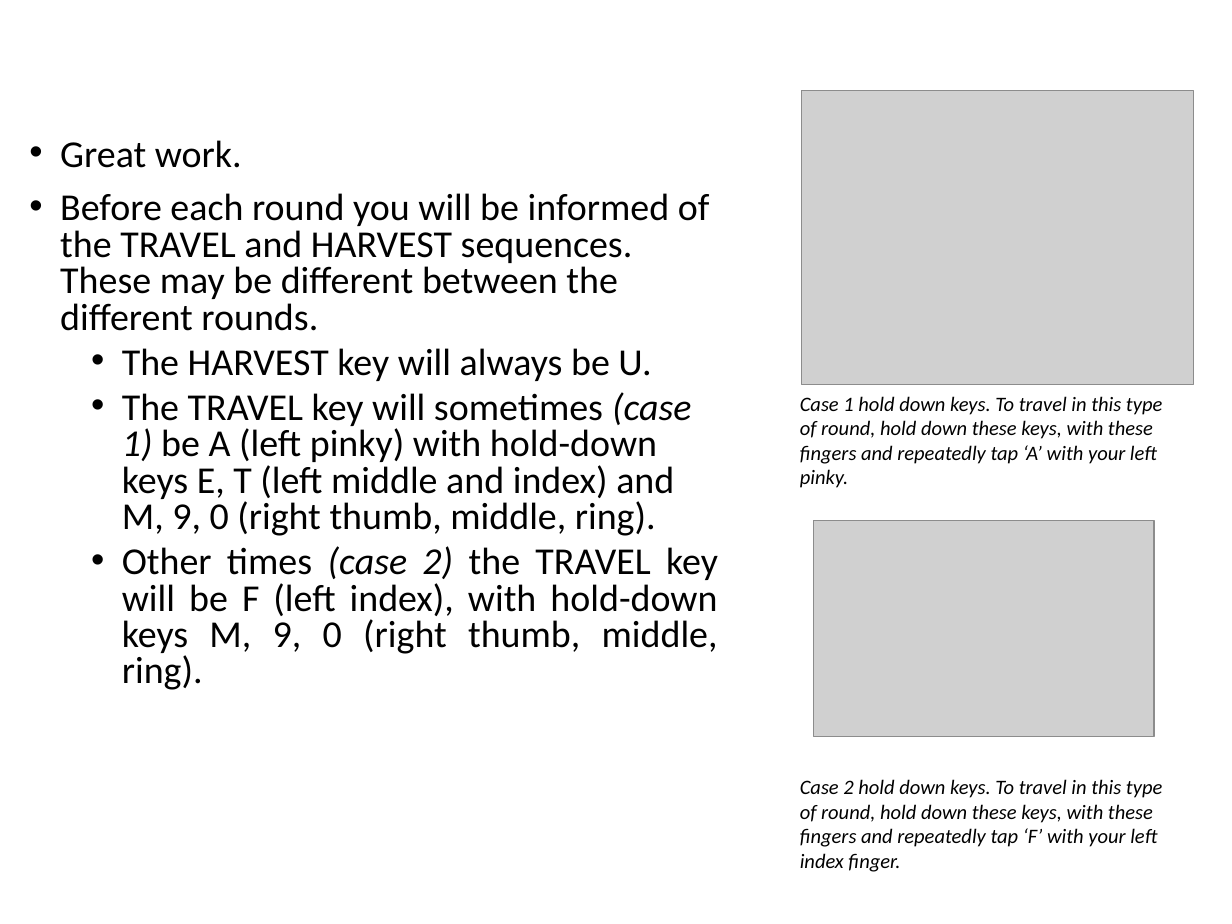
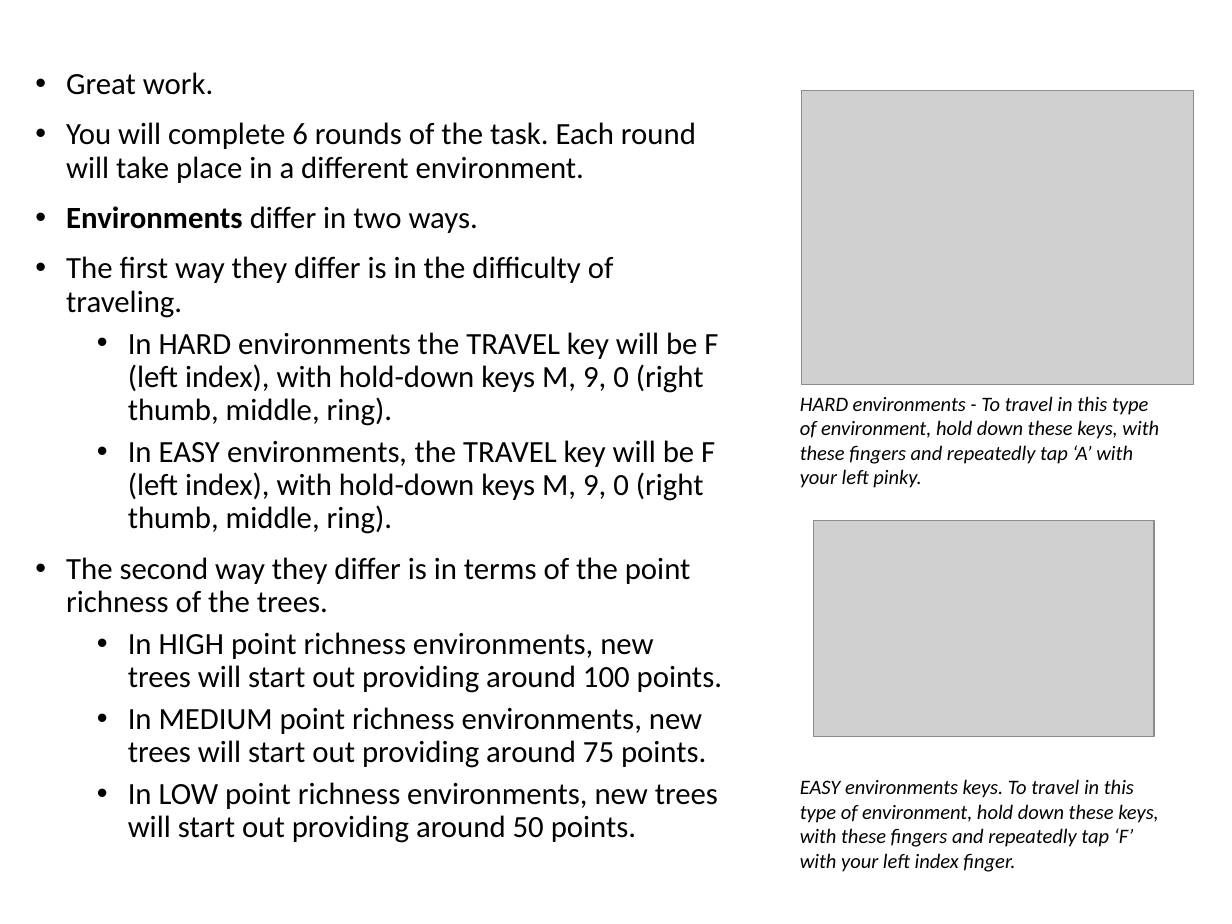
Before and after one commit to evanrussek/forage_jsp, a slide deck: slide 8 of public/ver_4/Stimuli/forage_instructions.pptx. Drawn at 1232x924 pixels with LibreOffice and Linux fonts; fonts in the diff are those of the drawing; grey boxes stand for pictures. Boxes give left, top, right and bottom in pixels: in the first picture for what was removed or moved away, otherwise in the second. Text is boxed around its words. In the diff, an @@ line names an element or a change of style, - is before the commit and + after.

```diff
--- a/public/ver_4/Stimuli/forage_instructions.pptx
+++ b/public/ver_4/Stimuli/forage_instructions.pptx
@@ text "Great work.": place and size @@
-text "Great work." at (60,140,718,690)
+text "Great work." at (66,72,722,843)
@@ text at (66,72,213,95): size 22.2 to 18 pt in "Great work."; line spacing 0.8 to 0.9 @@
@@ text at (66,122,722,843): text changed; size 22.2 to 18 pt @@
-• Before each round you will be informed of the TRAVEL and HARVEST sequences. These may be different between the different rounds.
-  • The HARVEST key will always be U.
-  • The TRAVEL key will sometimes (case 1) be A (left pinky) with hold-down keys E, T (left middle and index) and M, 9, 0 (right thumb, middle, ring).
-  • Other times (case 2) the TRAVEL key will be F (left index), with hold-down keys M, 9, 0 (right thumb, middle, ring).
+• You will complete 6 rounds of the task. Each round will take place in a different environment.
+• Environments differ in two ways.
+• The first way they differ is in the difficulty of traveling.
+  • In HARD environments the TRAVEL key will be F (left index), with hold-down keys M, 9, 0 (right thumb, middle, ring).
+  • In EASY environments, the TRAVEL key will be F (left index), with hold-down keys M, 9, 0 (right thumb, middle, ring).
+• The second way they differ is in terms of the point richness of the trees.
+  • In HIGH point richness environments, new trees will start out providing around 100 points.
+  • In MEDIUM point richness environments, new trees will start out providing around 75 points.
+  • In LOW point richness environments, new trees will start out providing around 50 points.
@@ text at (800,396,1159,488): text changed @@
-Case 1 hold down keys. To travel in this type of round, hold down these keys, with these fingers and repeatedly tap ‘A’ with your left pinky.
+HARD environments - To travel in this type of environment, hold down these keys, with these fingers and repeatedly tap ‘A’ with your left pinky.
@@ text at (800,779,1159,872): text changed @@
-Case 2 hold down keys. To travel in this type of round, hold down these keys, with these fingers and repeatedly tap ‘F’ with your left index finger.
+EASY environments keys. To travel in this type of environment, hold down these keys, with these fingers and repeatedly tap ‘F’ with your left index finger.
```
Also in this commit, not shown: 5 other slides changed, 9 other files.
